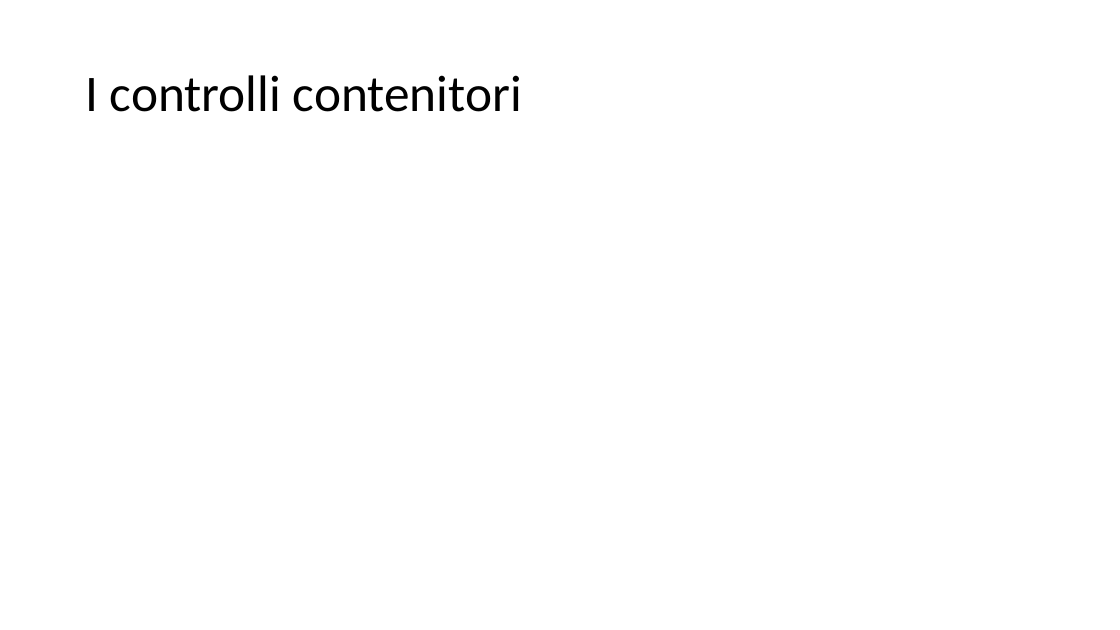
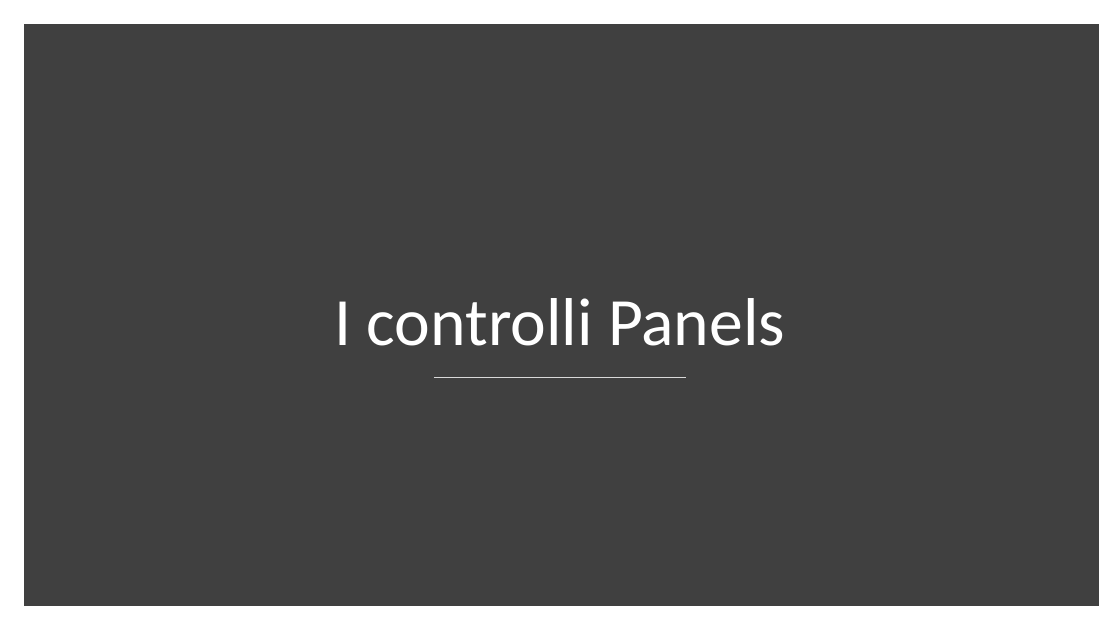
Before and after one commit to danieleromanazzi/wpf-tutorial, a slide deck: slide 66 of wpf-tutorial.pptx (slide 25 before the commit). Drawn at 1120x630 pixels with LibreOffice and Linux fonts; fonts in the diff are those of the drawing. Boxes give left, top, right and bottom in pixels: in the first picture for what was removed or moved away, otherwise in the second. Text is boxed around its words. In the diff, an @@ line names an element or a change of style, - is before the commit and + after.

```diff
--- a/wpf-tutorial.pptx
+++ b/wpf-tutorial.pptx
@@ rectangle added at (29, 29, 1093, 601), fill #404040, outline #404040 10 pt @@
@@ title "I controlli Panels" at (335, 298, 785, 346): vertical alignment middle to bottom @@
@@ title at (335, 298, 785, 346): text changed; size 44 to 58 pt; text colour #000000 to #FFFFFF @@
-I controlli contenitori
+I controlli Panels
@@ line added from (434, 377) to (686, 377), #D9D9D9 1 pt @@
```
Also in this commit, not shown: 16 other slides changed, 57 slides added, 4 slides removed, 3 other files.
